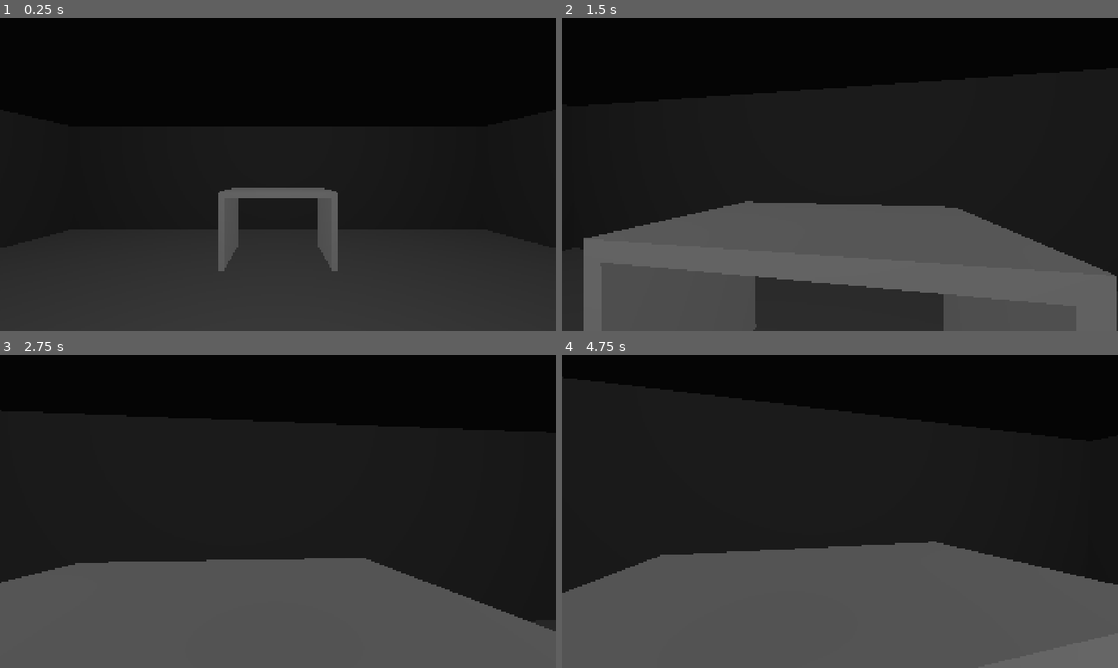
Above: before the commit, frames 1-4 (two rows, left to right).
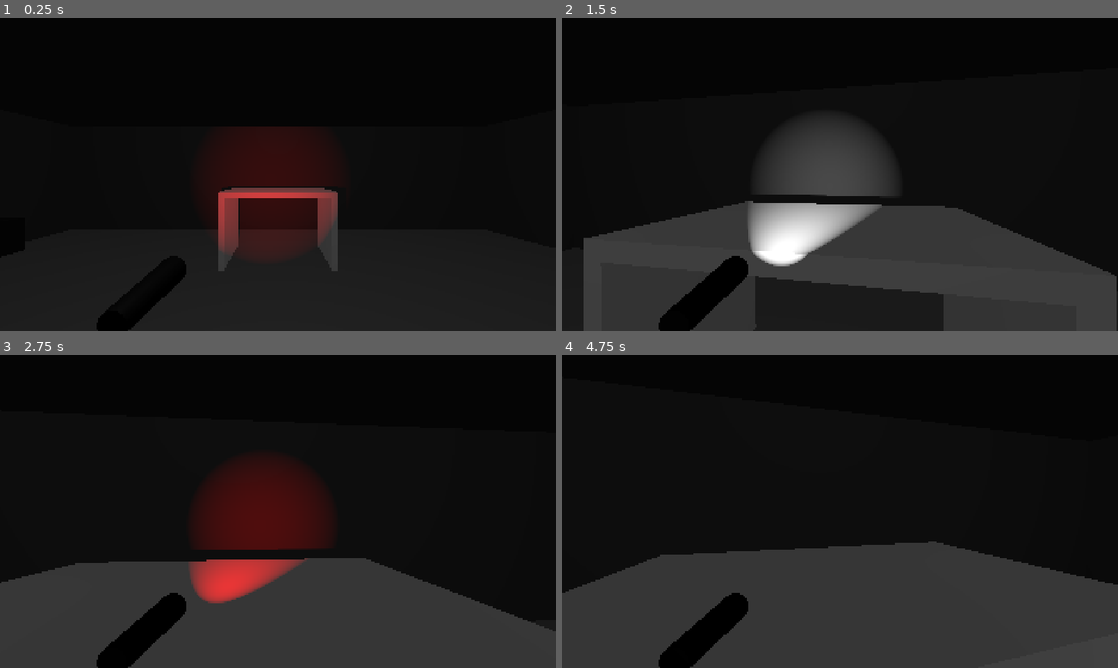
Above: after the commit, the same moments.

Repository: goamek/respawngamejam2026
Game: Godot game, scene res://src/level/scenes/test_room.tscn
The game is run twice, just before and just after one commit, with the same random seed, the same clock (stepped at 60 frames per second) and the same inputs.
Inputs (mouse positions are in pixels of both pictures, inside the frame that each line leads up to):
- Up to frame 1 (0.25 s): no input
- Up to frame 2 (1.5 s): tap Enter at 0.5 s; move the mouse to (867, 174) at 0.52 s; hold R (color_next) 0.53-1.28 s; hold W (move_forward) from 0.53 s (still down); tap Q (color_prev) at 0.8, 1.35 s; move the mouse to (812, 174) at 1.27 s
- Up to frame 3 (2.75 s): keep holding W (move_forward); tap F (flashlight) at 1.55 s; move the mouse to (289, 505) at 2.02 s; hold F (flashlight) from 2.03 s (still down); tap R (color_next) at 2.3 s
- Up to frame 4 (4.75 s): move the mouse to (834, 517) at 2.77 s; release F (flashlight) at 2.78 s; tap R (color_next) at 2.85, 4.55 s; tap Q (color_prev) at 3.05 s; tap Space at 3.5 s; move the mouse to (878, 514) at 3.52 s; hold Q (color_prev) 3.53-4.28 s; tap F (flashlight) at 3.8 s; tap Escape (pause) at 4.15 s; move the mouse to (673, 464) at 4.27 s; release W (move_forward) at 4.28 s; hold A (move_left) from 4.28 s (still down); tap Ctrl (crouch) at 4.35 s

The runs differ from the first frame. In frame 1, 4.6% of the frame differs, in the area x 0-61%, y 44-100%; in frame 2, 32%; in frame 3, 35%; in frame 4, 35%, in the area x 0-100%, y 59-100%.

Commit message:
flashlight (holy moly)

Diff:
--- a/respawn-game-jam-2026/project.godot
+++ b/respawn-game-jam-2026/project.godot
@@ -127,3 +127,26 @@
 [rendering]
 
 rendering_device/driver.windows="d3d12"
+
+[shader_globals]
+
+flashlight_position={
+"type": "vec3",
+"value": Vector3(0, 0, 0)
+}
+flashlight_direction={
+"type": "vec3",
+"value": Vector3(0, 0, -1)
+}
+flashlight_cone_cos={
+"type": "float",
+"value": 1.0
+}
+flashlight_range={
+"type": "float",
+"value": 0.0
+}
+flashlight_hue={
+"type": "int",
+"value": -1
+}
--- /dev/null
+++ b/respawn-game-jam-2026/src/flashlight/resources/reveal_material.tres
@@ -0,0 +1,6 @@
+[gd_resource type="ShaderMaterial" format=3]
+
+[ext_resource type="Shader" path="res://src/flashlight/shaders/reveal.gdshader" id="1_reveal"]
+
+[resource]
+shader = ExtResource("1_reveal")
--- /dev/null
+++ b/respawn-game-jam-2026/src/flashlight/scenes/flashlight.tscn
@@ -0,0 +1,31 @@
+[gd_scene format=3]
+
+[ext_resource type="Script" path="res://src/flashlight/scripts/flashlight.gd" id="1_flashlight"]
+
+[sub_resource type="StandardMaterial3D" id="StandardMaterial3D_body"]
+albedo_color = Color(0.08, 0.08, 0.08, 1)
+metallic = 0.6
+roughness = 0.4
+
+[sub_resource type="CylinderMesh" id="CylinderMesh_body"]
+material = SubResource("StandardMaterial3D_body")
+top_radius = 0.028
+bottom_radius = 0.02
+height = 0.16
+radial_segments = 16
+rings = 1
+
+[node name="Flashlight" type="Node3D"]
+script = ExtResource("1_flashlight")
+
+[node name="Body" type="MeshInstance3D" parent="."]
+transform = Transform3D(1, 0, 0, 0, 0, 1, 0, -1, 0, 0, 0, 0)
+cast_shadow = 0
+mesh = SubResource("CylinderMesh_body")
+
+[node name="SpotLight3D" type="SpotLight3D" parent="."]
+transform = Transform3D(1, 0, 0, 0, 1, 0, 0, 0, 1, 0, 0, -0.09)
+light_energy = 6.0
+shadow_enabled = true
+spot_range = 12.0
+spot_angle = 24.0
--- /dev/null
+++ b/respawn-game-jam-2026/src/flashlight/scripts/flashlight.gd
@@ -0,0 +1,109 @@
+class_name Flashlight
+extends Node3D
+## Handheld flashlight that shines one spectrum hue at a time.
+## Publishes its beam to the reveal shader so objects of the matching hue show their color.
+
+## Emitted when the light turns on or off.
+signal toggled(is_on: bool)
+## Emitted when the beam changes to a different hue.
+signal hue_changed(hue: Spectrum.Hue)
+
+## Value published as the beam hue while the light is off, matching no object.
+const NO_HUE: int = -1
+const _PARAM_POSITION: StringName = &"flashlight_position"
+const _PARAM_DIRECTION: StringName = &"flashlight_direction"
+const _PARAM_CONE_COS: StringName = &"flashlight_cone_cos"
+const _PARAM_RANGE: StringName = &"flashlight_range"
+const _PARAM_HUE: StringName = &"flashlight_hue"
+
+## Hues the player can cycle through, kept in spectrum order.
+@export var unlocked_hues: Array[Spectrum.Hue] = [Spectrum.Hue.RED]
+## Whether the light is shining.
+@export var is_on: bool = true
+
+## Hue the beam shines while the light is on.
+var current_hue: Spectrum.Hue:
+	get:
+		return unlocked_hues[_hue_index]
+
+var _hue_index: int = 0
+
+@onready var _light: SpotLight3D = $SpotLight3D
+
+
+## Sorts the starting hues and shows the starting state.
+func _ready() -> void:
+	assert(not unlocked_hues.is_empty(), "Flashlight needs at least one unlocked hue.")
+	unlocked_hues.sort()
+	_refresh_light()
+
+
+## Publishes the beam to the reveal shader every frame, since the holder moves it.
+func _process(_delta: float) -> void:
+	_publish_beam()
+
+
+## Stops revealing objects when the flashlight leaves the scene.
+func _exit_tree() -> void:
+	RenderingServer.global_shader_parameter_set(_PARAM_HUE, NO_HUE)
+
+
+## Turns the light on if it is off, and off if it is on.
+func toggle() -> void:
+	is_on = not is_on
+	_refresh_light()
+	toggled.emit(is_on)
+
+
+## Moves [param step] places through the unlocked hues, wrapping around at either end.
+func cycle_hue(step: int) -> void:
+	if unlocked_hues.size() < 2:
+		return
+	_hue_index = posmod(_hue_index + step, unlocked_hues.size())
+	_refresh_light()
+	hue_changed.emit(current_hue)
+
+
+## Adds [param hue] to the hues the player can cycle through, keeping the current hue selected.
+func unlock_hue(hue: Spectrum.Hue) -> void:
+	if unlocked_hues.has(hue):
+		return
+	var selected: Spectrum.Hue = current_hue
+	unlocked_hues.append(hue)
+	unlocked_hues.sort()
+	_hue_index = unlocked_hues.find(selected)
+
+
+## Whether [param point], in global space, is inside the beam's cone and range while the light is on.
+func is_lighting(point: Vector3) -> bool:
+	if not is_on:
+		return false
+	var to_point: Vector3 = point - _light.global_position
+	if to_point.length() > _light.spot_range:
+		return false
+	return to_point.normalized().dot(_beam_direction()) >= _cone_cos()
+
+
+## Returns the direction the beam points, in global space.
+func _beam_direction() -> Vector3:
+	return -_light.global_basis.z
+
+
+## Returns the cosine of the beam's half angle, for comparing against dot products.
+func _cone_cos() -> float:
+	return cos(deg_to_rad(_light.spot_angle))
+
+
+## Matches the spotlight's visibility and color to the current state.
+func _refresh_light() -> void:
+	_light.visible = is_on
+	_light.light_color = Spectrum.color_of(current_hue)
+
+
+## Sends the beam's position, direction, shape, and hue to the reveal shader.
+func _publish_beam() -> void:
+	RenderingServer.global_shader_parameter_set(_PARAM_POSITION, _light.global_position)
+	RenderingServer.global_shader_parameter_set(_PARAM_DIRECTION, _beam_direction())
+	RenderingServer.global_shader_parameter_set(_PARAM_CONE_COS, _cone_cos())
+	RenderingServer.global_shader_parameter_set(_PARAM_RANGE, _light.spot_range)
+	RenderingServer.global_shader_parameter_set(_PARAM_HUE, current_hue if is_on else NO_HUE)
--- /dev/null
+++ b/respawn-game-jam-2026/src/flashlight/scripts/revealable.gd
@@ -0,0 +1,33 @@
+class_name Revealable
+extends Node3D
+## Gives its parent a spectrum hue that only shows under a beam of the same hue, or a white beam.
+## The parent's meshes must use the reveal material; this node sets their hue and color.
+
+const _PARAM_HUE: StringName = &"hue"
+const _PARAM_COLOR: StringName = &"reveal_color"
+
+## Hue the flashlight must shine for the parent to show its color.
+@export var hue: Spectrum.Hue = Spectrum.Hue.RED
+
+
+## Applies the hue to every mesh of the parent.
+func _ready() -> void:
+	for mesh: GeometryInstance3D in _find_meshes():
+		mesh.set_instance_shader_parameter(_PARAM_HUE, hue)
+		mesh.set_instance_shader_parameter(_PARAM_COLOR, Spectrum.color_of(hue))
+
+
+## Whether [param flashlight] is shining a revealing hue on this node's position.
+func is_revealed_by(flashlight: Flashlight) -> bool:
+	return Spectrum.reveals(flashlight.current_hue, hue) and flashlight.is_lighting(global_position)
+
+
+## Returns the parent and all of its descendants that draw geometry.
+func _find_meshes() -> Array[GeometryInstance3D]:
+	var meshes: Array[GeometryInstance3D] = []
+	var parent: Node = get_parent()
+	if parent is GeometryInstance3D:
+		meshes.append(parent)
+	for child: Node in parent.find_children("*", "GeometryInstance3D", true, false):
+		meshes.append(child as GeometryInstance3D)
+	return meshes
--- /dev/null
+++ b/respawn-game-jam-2026/src/flashlight/scripts/spectrum.gd
@@ -0,0 +1,26 @@
+class_name Spectrum
+extends RefCounted
+## The colors the flashlight can shine: the seven ROYGBIV hues plus white.
+
+enum Hue { RED, ORANGE, YELLOW, GREEN, BLUE, INDIGO, VIOLET, WHITE }
+
+const COLORS: Dictionary[Hue, Color] = {
+	Hue.RED: Color(1.0, 0.0, 0.0),
+	Hue.ORANGE: Color(1.0, 0.4, 0.0),
+	Hue.YELLOW: Color(1.0, 0.9, 0.0),
+	Hue.GREEN: Color(0.0, 1.0, 0.1),
+	Hue.BLUE: Color(0.0, 0.3, 1.0),
+	Hue.INDIGO: Color(0.3, 0.0, 0.85),
+	Hue.VIOLET: Color(0.75, 0.1, 1.0),
+	Hue.WHITE: Color(1.0, 1.0, 1.0),
+}
+
+
+## Returns the display color for [param hue].
+static func color_of(hue: Hue) -> Color:
+	return COLORS[hue]
+
+
+## Whether a beam of [param beam_hue] reveals an object of [param object_hue]. White reveals every hue.
+static func reveals(beam_hue: Hue, object_hue: Hue) -> bool:
+	return beam_hue == object_hue or beam_hue == Hue.WHITE
--- /dev/null
+++ b/respawn-game-jam-2026/src/flashlight/shaders/reveal.gdshader
@@ -0,0 +1,44 @@
+// Shows an object's color only where a flashlight beam of the matching hue falls on it.
+// A white beam reveals every hue. Everywhere else the object keeps its hidden color.
+shader_type spatial;
+
+// Must match Spectrum.Hue.WHITE in spectrum.gd.
+const int WHITE_HUE = 7;
+
+// Published every frame by flashlight.gd.
+global uniform vec3 flashlight_position;
+global uniform vec3 flashlight_direction;
+global uniform float flashlight_cone_cos;
+global uniform float flashlight_range;
+global uniform int flashlight_hue;
+
+// Set per object by revealable.gd.
+instance uniform int hue = 0;
+instance uniform vec4 reveal_color : source_color = vec4(1.0, 0.0, 0.0, 1.0);
+
+// Color of the object while it is not revealed.
+uniform vec3 hidden_color : source_color = vec3(0.05, 0.05, 0.05);
+// How strongly the revealed color glows on top of the beam's own lighting.
+uniform float glow_strength : hint_range(0.0, 2.0) = 0.5;
+// Width of the fade at the edge of the cone, as a difference in cosine.
+uniform float edge_softness : hint_range(0.001, 0.2) = 0.03;
+
+varying vec3 world_position;
+
+void vertex() {
+	world_position = (MODEL_MATRIX * vec4(VERTEX, 1.0)).xyz;
+}
+
+void fragment() {
+	vec3 to_fragment = world_position - flashlight_position;
+	float distance_to_light = length(to_fragment);
+	float alignment = dot(to_fragment / distance_to_light, flashlight_direction);
+
+	float in_cone = smoothstep(flashlight_cone_cos, flashlight_cone_cos + edge_softness, alignment);
+	float in_range = 1.0 - smoothstep(flashlight_range * 0.8, flashlight_range, distance_to_light);
+	float hue_reveals = float(flashlight_hue == hue || flashlight_hue == WHITE_HUE);
+	float reveal = in_cone * in_range * hue_reveals;
+
+	ALBEDO = mix(hidden_color, reveal_color.rgb, reveal);
+	EMISSION = reveal_color.rgb * reveal * glow_strength;
+}
--- a/respawn-game-jam-2026/src/level/scenes/test_room.tscn
+++ b/respawn-game-jam-2026/src/level/scenes/test_room.tscn
@@ -1,13 +1,15 @@
 [gd_scene format=3]
 
 [ext_resource type="PackedScene" path="res://src/player/scenes/player.tscn" id="1_player"]
+[ext_resource type="Script" path="res://src/flashlight/scripts/revealable.gd" id="2_revealable"]
+[ext_resource type="Material" path="res://src/flashlight/resources/reveal_material.tres" id="3_reveal"]
 
 [sub_resource type="Environment" id="Environment_test"]
 background_mode = 1
 background_color = Color(0.02, 0.02, 0.02, 1)
 ambient_light_source = 2
 ambient_light_color = Color(1, 1, 1, 1)
-ambient_light_energy = 0.4
+ambient_light_energy = 0.2
 
 [sub_resource type="StandardMaterial3D" id="StandardMaterial3D_floor"]
 albedo_color = Color(0.22, 0.22, 0.22, 1)
@@ -18,6 +20,10 @@
 [sub_resource type="StandardMaterial3D" id="StandardMaterial3D_desk"]
 albedo_color = Color(0.4, 0.4, 0.4, 1)
 
+[sub_resource type="BoxMesh" id="BoxMesh_target"]
+material = ExtResource("3_reveal")
+size = Vector3(0.6, 0.6, 0.6)
+
 [node name="TestRoom" type="Node3D"]
 
 [node name="WorldEnvironment" type="WorldEnvironment" parent="."]
@@ -25,7 +31,7 @@
 
 [node name="OmniLight3D" type="OmniLight3D" parent="."]
 transform = Transform3D(1, 0, 0, 0, 1, 0, 0, 0, 1, 0, 2.7, 0)
-light_energy = 2.0
+light_energy = 0.6
 omni_range = 12.0
 
 [node name="Floor" type="CSGBox3D" parent="."]
@@ -79,4 +85,75 @@
 size = Vector3(0.1, 1.2, 1.2)
 material = SubResource("StandardMaterial3D_desk")
 
+[node name="RevealTargets" type="Node3D" parent="."]
+transform = Transform3D(1, 0, 0, 0, 1, 0, 0, 0, 1, -5, 0.5, 0)
+
+[node name="RedCube" type="MeshInstance3D" parent="RevealTargets"]
+transform = Transform3D(1, 0, 0, 0, 1, 0, 0, 0, 1, 0, 0, -3.5)
+mesh = SubResource("BoxMesh_target")
+
+[node name="Revealable" type="Node3D" parent="RevealTargets/RedCube"]
+script = ExtResource("2_revealable")
+
+[node name="OrangeCube" type="MeshInstance3D" parent="RevealTargets"]
+transform = Transform3D(1, 0, 0, 0, 1, 0, 0, 0, 1, 0, 0, -2.5)
+mesh = SubResource("BoxMesh_target")
+
+[node name="Revealable" type="Node3D" parent="RevealTargets/OrangeCube"]
+script = ExtResource("2_revealable")
+hue = 1
+
+[node name="YellowCube" type="MeshInstance3D" parent="RevealTargets"]
+transform = Transform3D(1, 0, 0, 0, 1, 0, 0, 0, 1, 0, 0, -1.5)
+mesh = SubResource("BoxMesh_target")
+
+[node name="Revealable" type="Node3D" parent="RevealTargets/YellowCube"]
+script = ExtResource("2_revealable")
+hue = 2
+
+[node name="GreenCube" type="MeshInstance3D" parent="RevealTargets"]
+transform = Transform3D(1, 0, 0, 0, 1, 0, 0, 0, 1, 0, 0, -0.5)
+mesh = SubResource("BoxMesh_target")
+
+[node name="Revealable" type="Node3D" parent="RevealTargets/GreenCube"]
+script = ExtResource("2_revealable")
+hue = 3
+
+[node name="BlueCube" type="MeshInstance3D" parent="RevealTargets"]
+transform = Transform3D(1, 0, 0, 0, 1, 0, 0, 0, 1, 0, 0, 0.5)
+mesh = SubResource("BoxMesh_target")
+
+[node name="Revealable" type="Node3D" parent="RevealTargets/BlueCube"]
+script = ExtResource("2_revealable")
+hue = 4
+
+[node name="IndigoCube" type="MeshInstance3D" parent="RevealTargets"]
+transform = Transform3D(1, 0, 0, 0, 1, 0, 0, 0, 1, 0, 0, 1.5)
+mesh = SubResource("BoxMesh_target")
+
+[node name="Revealable" type="Node3D" parent="RevealTargets/IndigoCube"]
+script = ExtResource("2_revealable")
+hue = 5
+
+[node name="VioletCube" type="MeshInstance3D" parent="RevealTargets"]
+transform = Transform3D(1, 0, 0, 0, 1, 0, 0, 0, 1, 0, 0, 2.5)
+mesh = SubResource("BoxMesh_target")
+
+[node name="Revealable" type="Node3D" parent="RevealTargets/VioletCube"]
+script = ExtResource("2_revealable")
+hue = 6
+
+[node name="WhiteCube" type="MeshInstance3D" parent="RevealTargets"]
+transform = Transform3D(1, 0, 0, 0, 1, 0, 0, 0, 1, 0, 0, 3.5)
+mesh = SubResource("BoxMesh_target")
+
+[node name="Revealable" type="Node3D" parent="RevealTargets/WhiteCube"]
+script = ExtResource("2_revealable")
+hue = 7
+
 [node name="Player" parent="." instance=ExtResource("1_player")]
+
+[node name="Flashlight" parent="Player/Head/Hand" index="0"]
+unlocked_hues = Array[int]([0, 1, 2, 3, 4, 5, 6, 7])
+
+[editable path="Player"]
--- a/respawn-game-jam-2026/src/player/scenes/player.tscn
+++ b/respawn-game-jam-2026/src/player/scenes/player.tscn
@@ -1,6 +1,7 @@
 [gd_scene format=3]
 
 [ext_resource type="Script" path="res://src/player/scripts/player.gd" id="1_player"]
+[ext_resource type="PackedScene" path="res://src/flashlight/scenes/flashlight.tscn" id="2_flashlight"]
 
 [sub_resource type="CapsuleShape3D" id="CapsuleShape3D_body"]
 radius = 0.3
@@ -23,6 +24,11 @@
 [node name="Camera3D" type="Camera3D" parent="Head"]
 current = true
 
+[node name="Hand" type="Marker3D" parent="Head"]
+transform = Transform3D(1, 0, 0, 0, 1, 0, 0, 0, 1, -0.22, -0.2, -0.35)
+
+[node name="Flashlight" parent="Head/Hand" instance=ExtResource("2_flashlight")]
+
 [node name="CeilingCheck" type="ShapeCast3D" parent="."]
 transform = Transform3D(1, 0, 0, 0, 1, 0, 0, 0, 1, 0, 0.7, 0)
 shape = SubResource("SphereShape3D_ceiling")
--- a/respawn-game-jam-2026/src/player/scripts/player.gd
+++ b/respawn-game-jam-2026/src/player/scripts/player.gd
@@ -34,26 +34,33 @@
 
 ## Whether the player is crouched, by choice or because something is overhead.
 var is_crouching: bool = false
+## Flashlight in the player's hand, or null while the hand is empty.
+var flashlight: Flashlight
 
 var _height: float
 
 ## Pivot at eye level that tilts up and down; the camera and anything held follow it.
 @onready var head: Node3D = $Head
+## Point in front of the camera where a held item sits.
+@onready var hand: Marker3D = $Head/Hand
 @onready var _collision_shape: CollisionShape3D = $CollisionShape3D
 @onready var _ceiling_check: ShapeCast3D = $CeilingCheck
 @onready var _body_shape: CapsuleShape3D = _collision_shape.shape as CapsuleShape3D
 
 
-## Captures the mouse and sizes the body and ceiling check from the exported heights.
+## Captures the mouse, sizes the body from the exported heights, and takes any flashlight already in hand.
 func _ready() -> void:
 	Input.mouse_mode = Input.MOUSE_MODE_CAPTURED
 	_height = stand_height
 	_ceiling_check.position.y = crouch_height - _body_shape.radius
 	_ceiling_check.target_position = Vector3(0.0, stand_height - crouch_height, 0.0)
 	_apply_height()
+	for child: Node in hand.get_children():
+		if child is Flashlight:
+			flashlight = child
 
 
-## Turns mouse movement into look, and lets pause free or recapture the mouse.
+## Routes mouse look, the pause action, and flashlight actions.
 func _unhandled_input(event: InputEvent) -> void:
 	if event is InputEventMouseMotion and Input.mouse_mode == Input.MOUSE_MODE_CAPTURED:
 		var motion: InputEventMouseMotion = event
@@ -61,6 +68,8 @@
 	elif event.is_action_pressed("pause"):
 		# STUB: frees the mouse until a real pause menu exists
 		_toggle_mouse_capture()
+	elif flashlight != null:
+		_handle_flashlight_input(event)
 
 
 ## Applies stick look, crouch, and movement once per physics frame.
@@ -70,6 +79,16 @@
 	_update_crouch(delta)
 	_update_velocity(delta)
 	move_and_slide()
+
+
+## Places [param item] in the player's hand and makes it the flashlight the player controls.
+func equip_flashlight(item: Flashlight) -> void:
+	if item.get_parent() == null:
+		hand.add_child(item)
+	else:
+		item.reparent(hand, false)
+	item.transform = Transform3D.IDENTITY
+	flashlight = item
 
 
 ## Turns the body and tilts the head by [param degrees], x for left and right, y for up and down.
@@ -114,6 +133,16 @@
 	return walk_speed
 
 
+## Toggles the held flashlight or changes its hue when [param event] is one of its actions.
+func _handle_flashlight_input(event: InputEvent) -> void:
+	if event.is_action_pressed("flashlight"):
+		flashlight.toggle()
+	elif event.is_action_pressed("color_next"):
+		flashlight.cycle_hue(1)
+	elif event.is_action_pressed("color_prev"):
+		flashlight.cycle_hue(-1)
+
+
 ## Switches the mouse between captured for play and visible for the desktop.
 func _toggle_mouse_capture() -> void:
 	if Input.mouse_mode == Input.MOUSE_MODE_CAPTURED:
Not shown, added: respawn-game-jam-2026/src/flashlight/scripts/flashlight.gd.uid
Not shown, added: respawn-game-jam-2026/src/flashlight/scripts/revealable.gd.uid
Not shown, added: respawn-game-jam-2026/src/flashlight/scripts/spectrum.gd.uid
Not shown, added: respawn-game-jam-2026/src/flashlight/shaders/reveal.gdshader.uid
